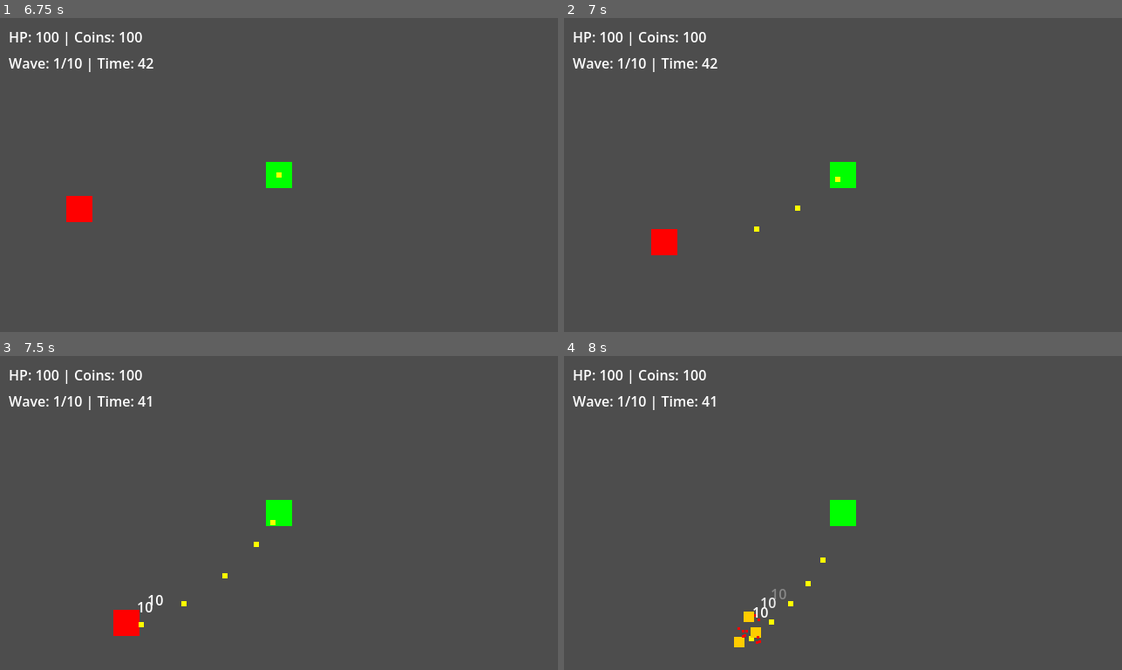
Above: before the commit, frames 1-4 (two rows, left to right).
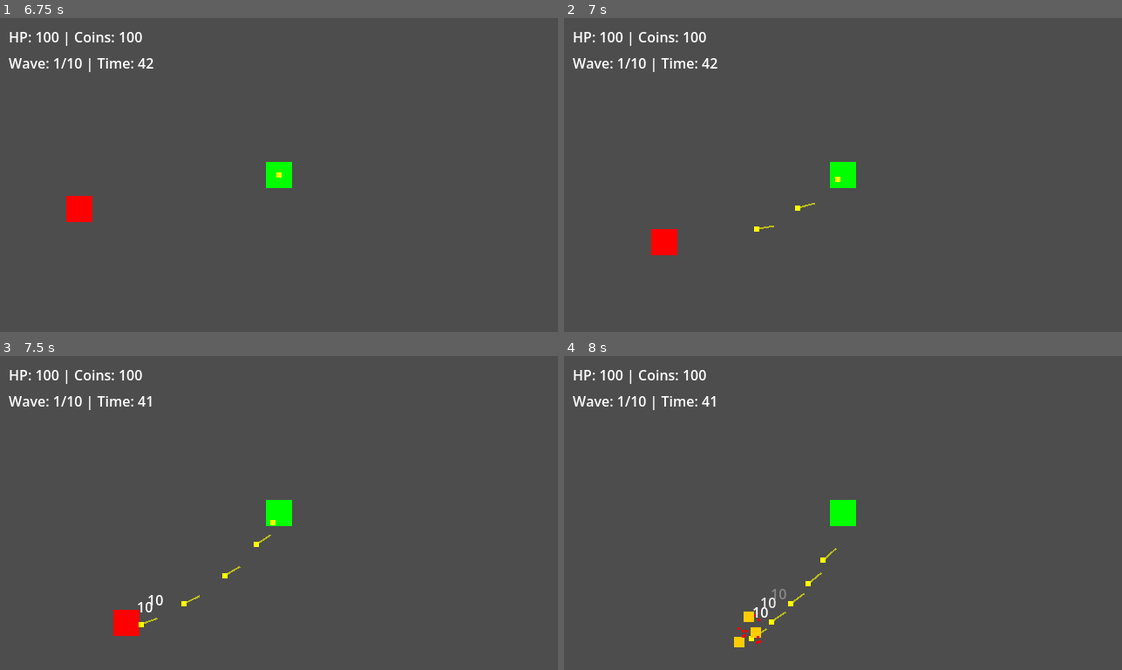
Above: after the commit, the same moments.

Repository: felang/utoland
Game: Godot game, scene res://scenes/ui/start_menu.tscn
Same seed, same stepped clock (60 frames per second), same inputs: the game is played once before the commit and once after it.
Inputs (mouse positions are in pixels of both pictures, inside the frame that each line leads up to):
- Up to frame 1 (6.75 s): click "Start Game" at 0.5 s; click "战士" at 1.25 s; click "步枪" at 2 s; click "森林地图" at 2.75 s; click "开始战斗" at 3.5 s; tap Enter at 4.25, 5.75 s; move the mouse to (401, 159) at 4.27 s; hold D (move_right) 4.28-5.03 s; tap 1 at 4.35 s; click (401, 159) at 4.42 s; tap Space at 5, 6.5 s; move the mouse to (167, 190) at 5.02 s; hold S (move_down) 5.03-5.78 s; tap 2 at 5.1 s; move the mouse to (334, 105) at 5.77 s; hold D (move_right) 5.78-6.53 s; tap 3 at 5.85 s; move the mouse to (251, 237) at 6.52 s; hold W (move_up) from 6.53 s (still down); tap 4 at 6.6 s; click (251, 237) at 6.67 s
- Up to frame 2 (7 s): keep holding W (move_up)
- Up to frame 3 (7.5 s): move the mouse to (446, 560) at 7.27 s; release W (move_up) at 7.28 s; hold A (move_left) from 7.28 s (still down); tap 1 at 7.35 s
- Up to frame 4 (8 s): keep holding A (move_left)

Frame 1 is identical in both runs. In frame 2, less than 0.1% of the frame differs, in the area x 35-45%, y 58-68%; in frame 3, less than 0.1%; in frame 4, less than 0.1%, in the area x 35-49%, y 61-89%.

Commit message:
feat: 子弹拖尾效果 — Line2D 黄色渐变拖尾
Co-Authored-By: Claude Opus 4.6 (1M context) <noreply@anthropic.com>

Diff:
--- a/scripts/entities/bullet.gd
+++ b/scripts/entities/bullet.gd
@@ -3,17 +3,38 @@
 var speed: float = 400.0
 var direction: Vector2 = Vector2.RIGHT
 var damage: float = 10.0
-var lifetime: float = 5.0  # 5秒后自动销毁
+var lifetime: float = 5.0
 var elapsed: float = 0.0
+
+var _trail: Line2D = null
+var _trail_positions: Array[Vector2] = []
+const TRAIL_MAX_POINTS: int = 4
 
 func _ready():
 	body_entered.connect(_on_body_entered)
+	# 创建拖尾 Line2D
+	var config: Dictionary = GameConfig.EFFECTS["bullet_trail"]
+	_trail = Line2D.new()
+	_trail.width = config["width"]
+	_trail.default_color = config["color"]
+	_trail.z_index = -1
+	_trail.top_level = true
+	add_child(_trail)
 
 func _physics_process(delta):
 	global_position += direction * speed * delta
 	elapsed += delta
+	_update_trail()
 	if elapsed >= lifetime:
 		queue_free()
+
+func _update_trail() -> void:
+	_trail_positions.insert(0, global_position)
+	if _trail_positions.size() > TRAIL_MAX_POINTS:
+		_trail_positions.resize(TRAIL_MAX_POINTS)
+	_trail.clear_points()
+	for pos in _trail_positions:
+		_trail.add_point(pos)
 
 func _on_body_entered(body):
 	if body.is_in_group("enemies") and body.has_method("take_damage"):
